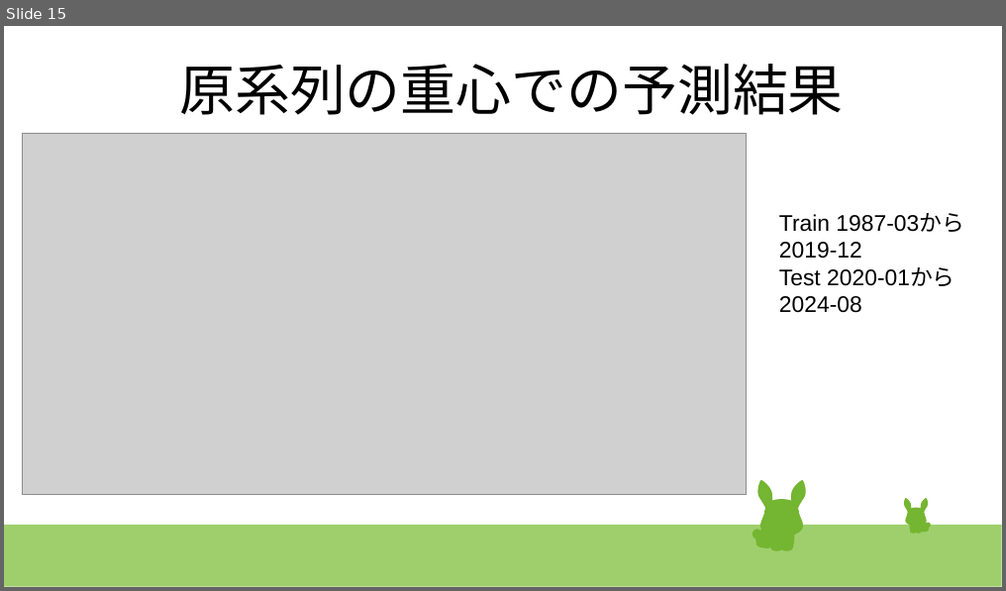
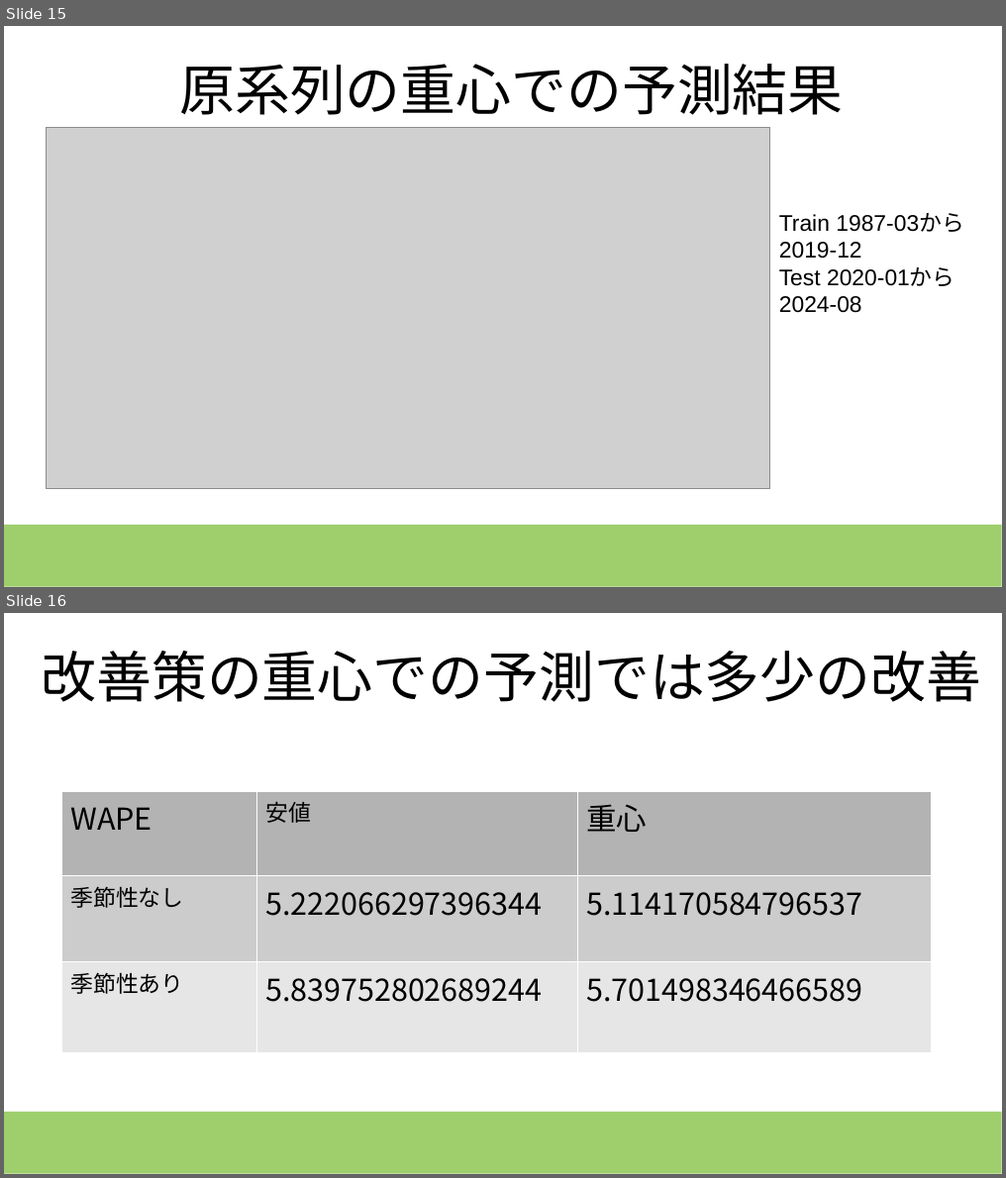
Before and after one commit to kawagashira/deepcraft, a slide deck: time_series/time_series.pptx. Shown one above the other, each under a label of ours: slide 15 before the commit, slides 15 and 16 after it. The pictures are 1006x591 and 1006x1178 pixels, drawn with LibreOffice and Linux fonts; fonts in the diff are those of the drawing; grey boxes stand for pictures. Boxes give left, top, right and bottom in pixels: in the first picture for what was removed or moved away, otherwise in the second. Text is boxed around its words. In the diff, an @@ line names an element or a change of style, - is before the commit and + after.

```diff
--- a/time_series/time_series.pptx
+++ b/time_series/time_series.pptx
@@ slide 16 added at [4,613,1002,1174], background #FFFFFF; not listed: 1 template element that a slide beside it also shows @@
@@ title added at [41,651,981,702], 44 pt, text #000000 @@
+改善策の重心での予測では多少の改善
@@ table added at [62,790,931,1053], 3 rows, 3 columns @@
+WAPE | 安値 | 重心
+季節性なし | 5.222066297396344 | 5.114170584796537
+季節性あり | 5.839752802689244 | 5.701498346466589
@@ slide 15 changed as well @@
@@ picture: place and size @@
-picture at [22,133,746,495]
+picture at [46,127,770,489]
@@ group removed at [752,480,806,552]: 23 freeform shapes @@
@@ group removed at [904,498,931,534]: 23 freeform shapes @@
```
Also in this commit, not shown: 13 other slides changed, 1 other slide added, 1 slide removed, 3 other files.
